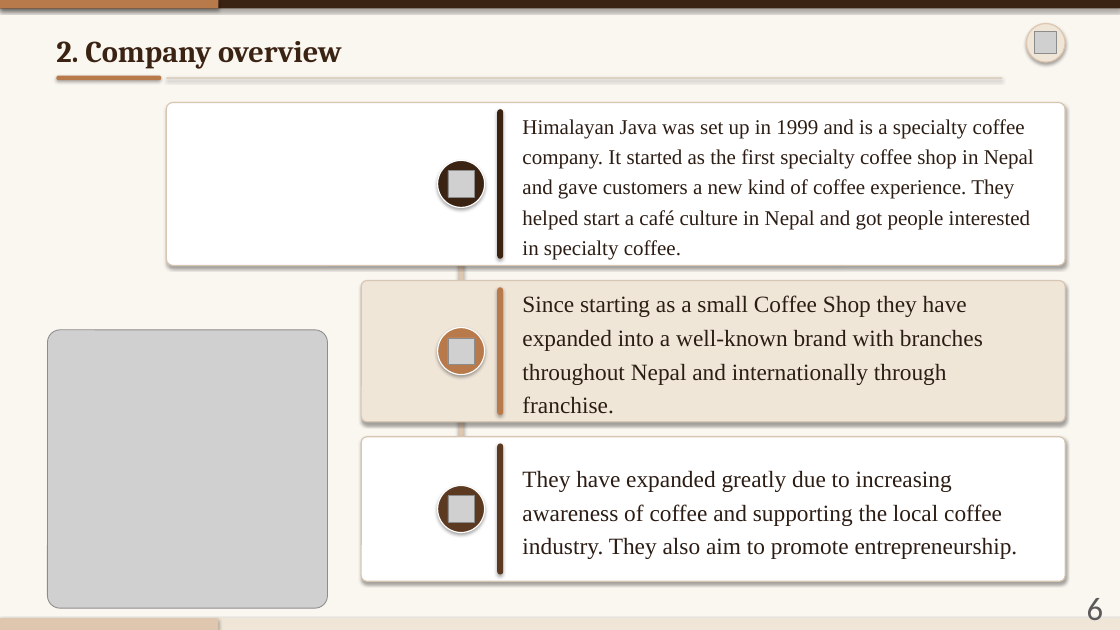
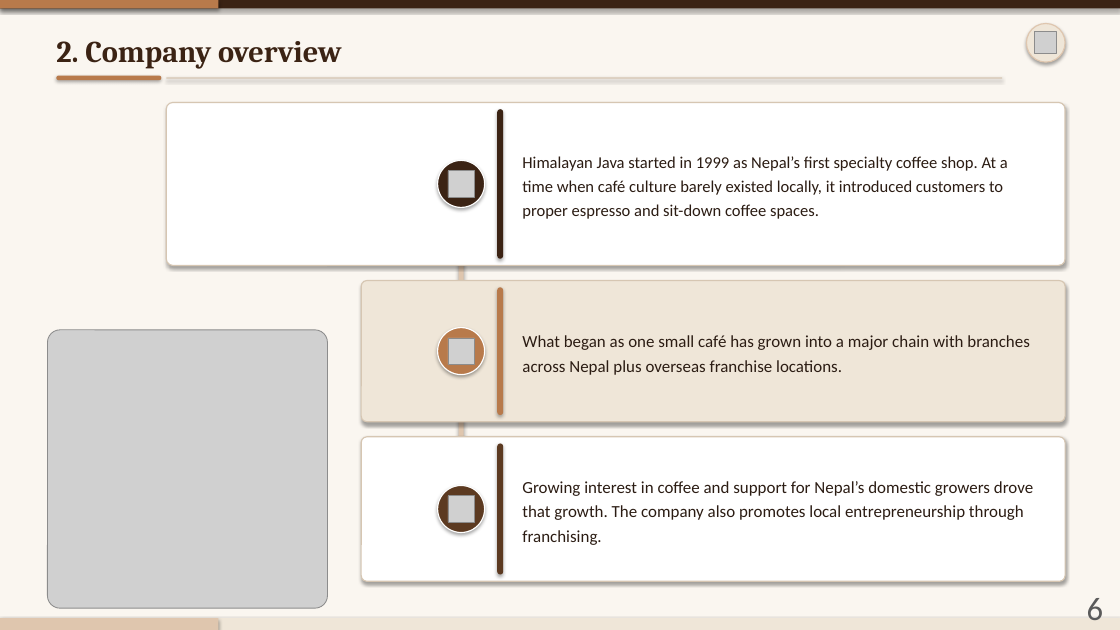
Before and after one commit to AV248/temp, a slide deck: slide 6 of Himalayan_Java_Presentation_Numbered.pptx. Drawn at 1120x630 pixels with LibreOffice and Linux fonts; fonts in the diff are those of the drawing; grey boxes stand for pictures. Boxes give left, top, right and bottom in pixels: in the first picture for what was removed or moved away, otherwise in the second. Text is boxed around its words. In the diff, an @@ line names an element or a change of style, - is before the commit and + after.

```diff
--- a/Himalayan_Java_Presentation_Numbered.pptx
+++ b/Himalayan_Java_Presentation_Numbered.pptx
@@ text at (x1=522, y1=156, x2=1008, y2=219): text changed; size 18 to 14.2 pt; font Times New Roman to Calibri; text colour #2C1D14 to #2B1C13 @@
-Himalayan Java was set up in 1999 and is a specialty coffee company. It started as the first specialty coffee shop in Nepal and gave customers a new kind of coffee experience. They helped start a café culture in Nepal and got people interested in specialty coffee.
+Himalayan Java started in 1999 as Nepal’s first specialty coffee shop. At a time when café culture barely existed locally, it introduced customers to proper espresso and sit-down coffee spaces.
@@ text at (x1=522, y1=335, x2=1030, y2=375): text changed; size 20 to 14.5 pt; font Times New Roman to Calibri; text colour #2C1D14 to #2B1C13 @@
-Since starting as a small Coffee Shop they have expanded into a well-known brand with branches throughout Nepal and internationally through franchise.
+What began as one small café has grown into a major chain with branches across Nepal plus overseas franchise locations.
@@ text at (x1=522, y1=481, x2=1033, y2=545): text changed; size 20 to 14.5 pt; font Times New Roman to Calibri; text colour #2C1D14 to #2B1C13 @@
-They have expanded greatly due to increasing awareness of coffee and supporting the local coffee industry. They also aim to promote entrepreneurship.
+Growing interest in coffee and support for Nepal’s domestic growers drove that growth. The company also promotes local entrepreneurship through franchising.
```
Also in this commit, not shown: 21 other slides changed, 1 slide added, 1 slide removed.
